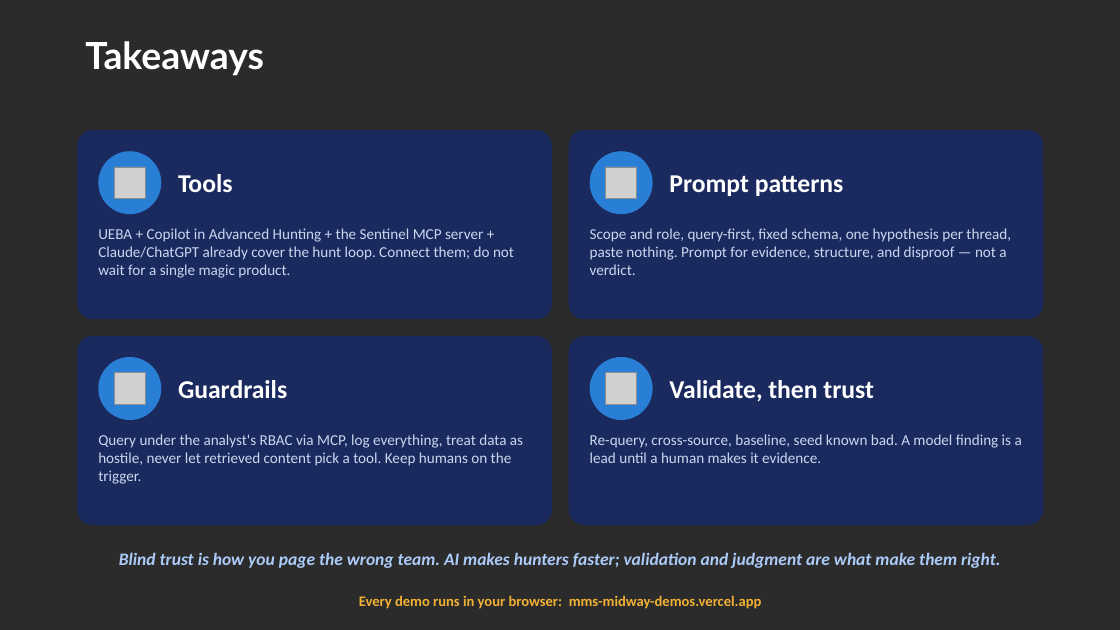
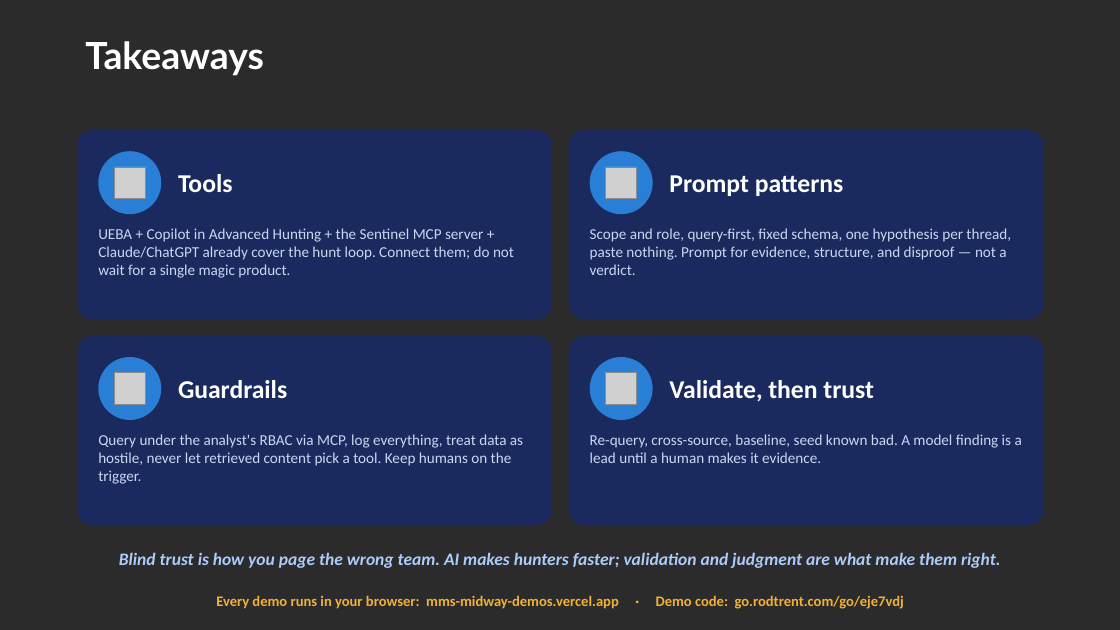
Before and after one commit to rod-trent/MMSMOA, a slide deck: slide 23 of SlideDecks/Using AI for Modern Threat Detection - MMS Midway 2026.pptx. Drawn at 1120x630 pixels with LibreOffice and Linux fonts; fonts in the diff are those of the drawing; grey boxes stand for pictures; background and template pictures are left out; a plain dark background stands for a picture behind light text. Boxes give left, top, right and bottom in pixels: in the first picture for what was removed or moved away, otherwise in the second. Text is boxed around its words. In the diff, an @@ line names an element or a change of style, - is before the commit and + after.

```diff
--- a/SlideDecks/Using AI for Modern Threat Detection - MMS Midway 2026.pptx
+++ b/SlideDecks/Using AI for Modern Threat Detection - MMS Midway 2026.pptx
@@ text at bbox=[216, 595, 904, 609]: text changed @@
-Every demo runs in your browser: mms-midway-demos.vercel.app
+Every demo runs in your browser: mms-midway-demos.vercel.app · Demo code: go.rodtrent.com/go/eje7vdj
```
Also in this commit, not shown: 4 other files.
